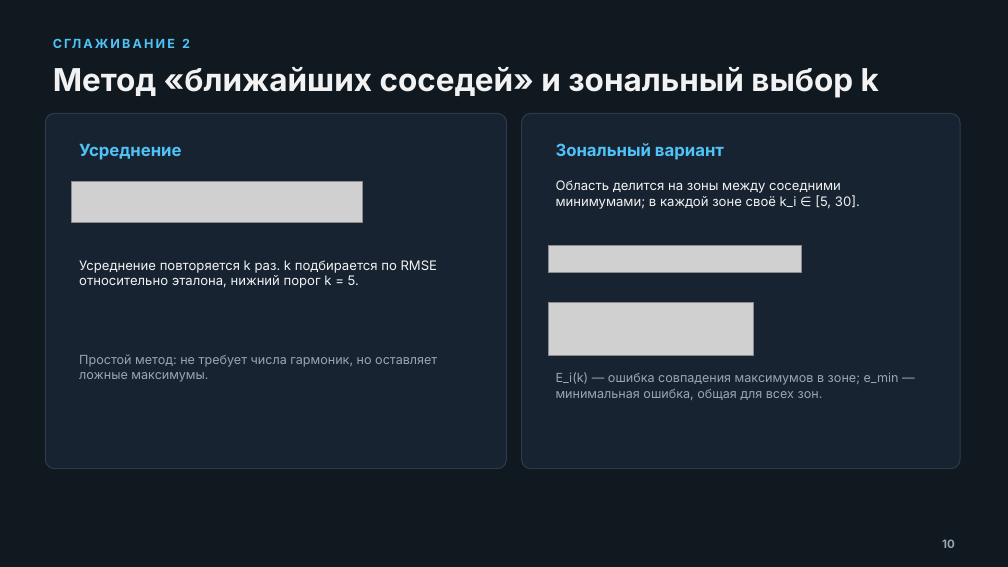
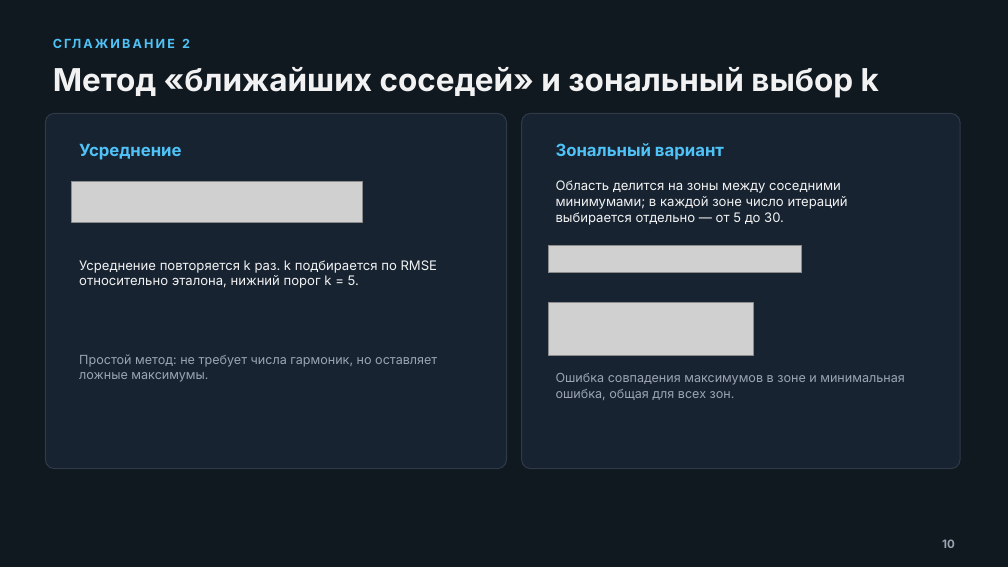
Before and after one commit to AlexQuasarStudio/Ogranka, a slide deck: slide 10 of point-cloud-3d-recovery.pptx. Drawn at 1008x567 pixels with LibreOffice and Linux fonts; fonts in the diff are those of the drawing; grey boxes stand for pictures. Boxes give left, top, right and bottom in pixels: in the first picture for what was removed or moved away, otherwise in the second. Text is boxed around its words. In the diff, an @@ line names an element or a change of style, - is before the commit and + after.

```diff
--- a/point-cloud-3d-recovery.pptx
+++ b/point-cloud-3d-recovery.pptx
@@ text at (556,180,848,225): text changed @@
-Область делится на зоны между соседними минимумами; в каждой зоне своё k_i ∈ [5, 30].
+Область делится на зоны между соседними минимумами; в каждой зоне число итераций выбирается отдельно — от 5 до 30.
@@ text at (556,373,904,400): text changed @@
-E_i(k) — ошибка совпадения максимумов в зоне; e_min — минимальная ошибка, общая для всех зон.
+Ошибка совпадения максимумов в зоне и минимальная ошибка, общая для всех зон.
```
Also in this commit, not shown: 14 other slides changed, 1 other file.
